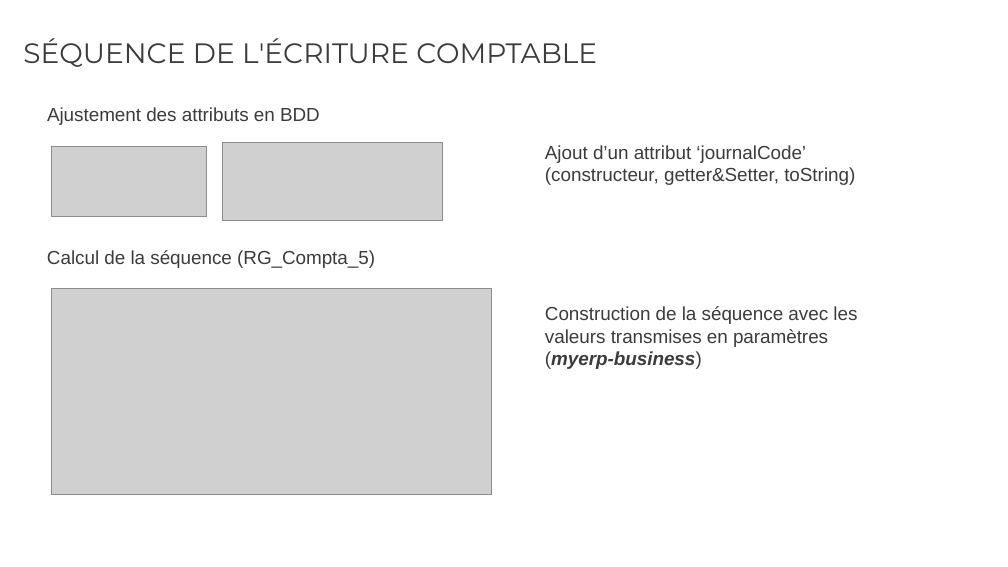
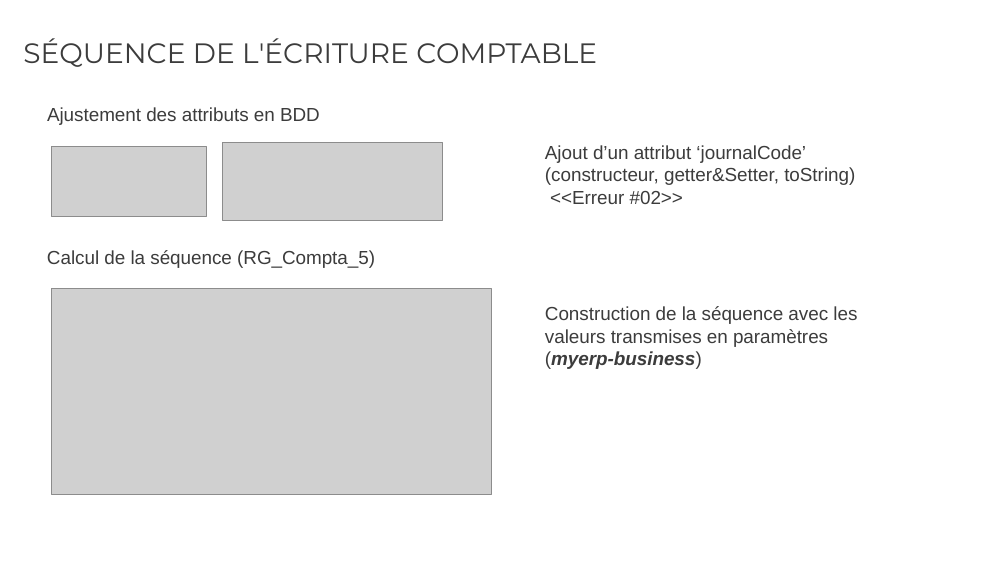
Before and after one commit to rvallet/ocp9-projetB4, a slide deck: slide 3 of doc/Présentation_OCP9_projetB4.pptx. Drawn at 1008x567 pixels with LibreOffice and Linux fonts; fonts in the diff are those of the drawing; grey boxes stand for pictures. Boxes give left, top, right and bottom in pixels: in the first picture for what was removed or moved away, otherwise in the second. Text is boxed around its words. In the diff, an @@ line names an element or a change of style, - is before the commit and + after.

```diff
--- a/doc/Présentation_OCP9_projetB4.pptx
+++ b/doc/Présentation_OCP9_projetB4.pptx
@@ text at <box>545,145,855,204</box>: text changed @@
-Ajout d’un attribut ‘journalCode’ (constructeur, getter&Setter, toString)
+Ajout d’un attribut ‘journalCode’ (constructeur, getter&Setter, toString)
+<<Erreur #02>>
```
Also in this commit, not shown: 6 other slides changed, 2 slides added, 2 other files.
